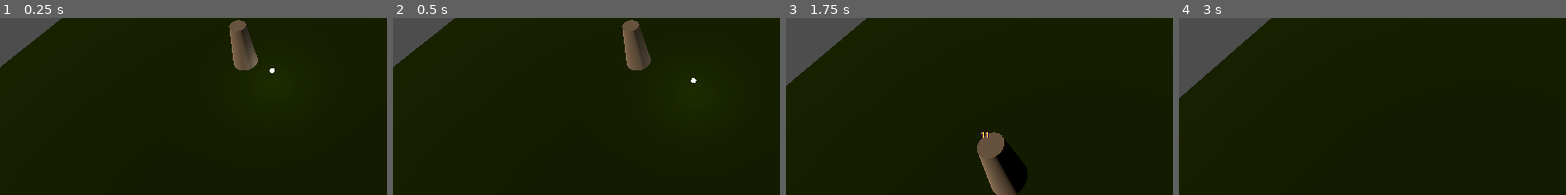
Above: before the commit, frames 1-4 (left to right).
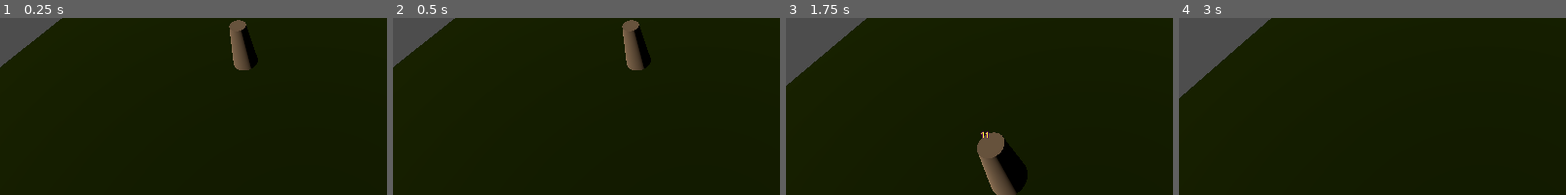
Above: after the commit, the same moments.

Repository: Parxer/ludumdare56
Game: Godot game, scene res://main.tscn
Same seed, same stepped clock (60 frames per second), same inputs: the game is played once before the commit and once after it.
Inputs (mouse positions are % of the whole screen's width and height, from its top left):
- Up to frame 1 (0.25 s): no input
- Up to frame 2 (0.5 s): no input
- Up to frame 3 (1.75 s): tap Enter (ui_accept) at 0.5, 0.77 s; move the mouse to (72, 33) at 0.52 s; hold Up (ui_up) 0.53-1.25 s; tap Down (camera_down) at 0.6 s; click (72, 33) at 0.67 s; drag from (30, 45) to (45, 63) at 1.27 s
- Up to frame 4 (3 s): move the mouse to (60, 12) at 2.02 s; hold Up (ui_up) 2.03-2.75 s; tap Right (camera_right) at 2.1 s; drag from (45, 63) to (20, 20) at 2.77 s
The pictures show only the part of the screen within x 11-61%, y 33-83%; the shares and areas given below are measured in that part.

The runs differ from the first frame. In frame 1, 0.5% of the frame differs, in the area x 62-71%, y 4-32%; in frame 2, 0.5%; in frame 3, less than 0.1%; in frame 4, nothing differs.

Commit message:
fix opened_building error

Diff:
--- a/main.gd
+++ b/main.gd
@@ -30,7 +30,6 @@
 		buildings.append(building)
 		i += 1
 
-	spawn_army(buildings[0], buildings[1].position)
 
 func _unhandled_input(event: InputEvent) -> void:
 	if event is InputEventMouseButton:
@@ -83,6 +82,7 @@
 	overlay.visible = true
 
 func close_overlay() -> void:
+	opened_building = -1
 	overlay.visible = false
 
 func start_drag(start_pos: Vector3) -> void:
